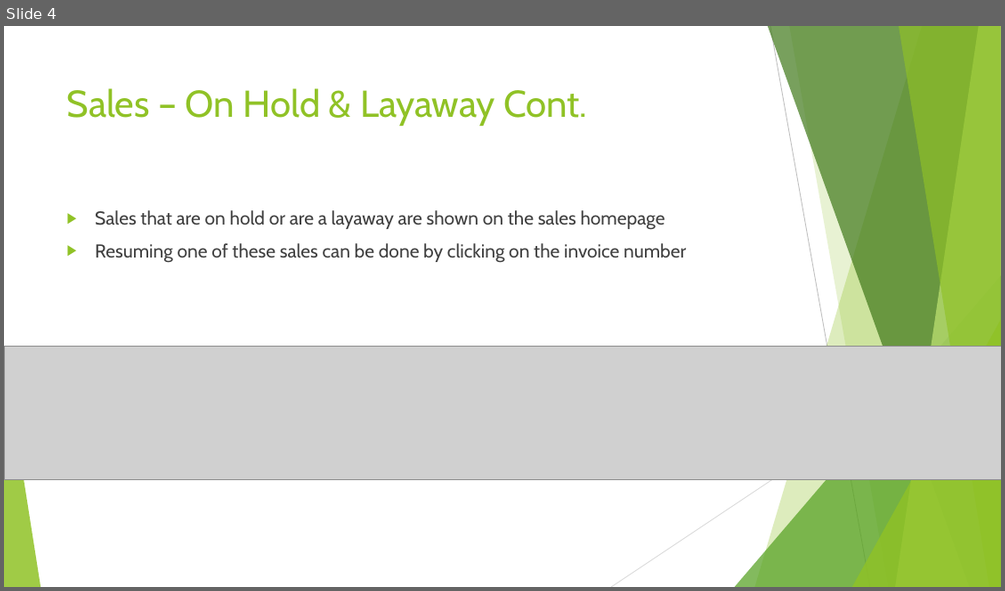
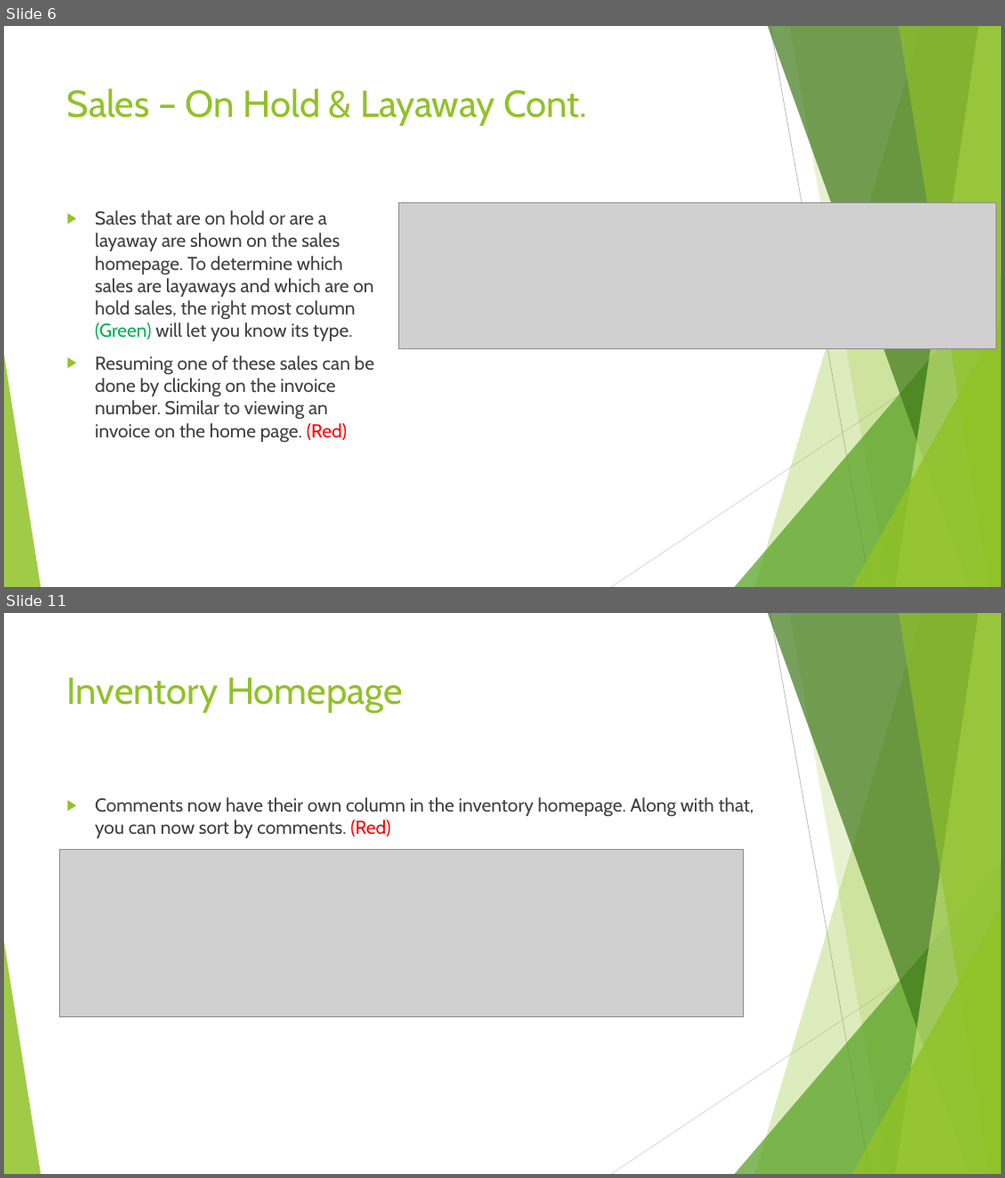
Before and after one commit to SweetSpotProShop/SweetSpot-Documentation, a slide deck: Release Powerpoints/V3.1.0.pptx. Shown one above the other, each under a label of ours: slide 4 before the commit, slides 6 and 11 after it; the slides between them are not shown. The pictures are 1005x591 and 1005x1178 pixels, drawn with LibreOffice and Linux fonts; fonts in the diff are those of the drawing; grey boxes stand for pictures. Boxes give left, top, right and bottom in pixels: in the first picture for what was removed or moved away, otherwise in the second. Text is boxed around its words. In the diff, an @@ line names an element or a change of style, - is before the commit and + after.

Commit message:
V3.1.0 - PowerPoint updated
-Updated the powerpoint for V3.1.0
-Temp Screenshots added

```diff
--- a/Release Powerpoints/V3.1.0.pptx
+++ b/Release Powerpoints/V3.1.0.pptx
@@ slide 11 added at (x1=4, y1=613, x2=1001, y2=1174), background #FFFFFF; not listed: 10 template elements that a slide beside it also shows @@
@@ title added at (x1=67, y1=677, x2=403, y2=713), 36 pt, text #90C226 @@
+Inventory Homepage
@@ text added at (x1=95, y1=797, x2=754, y2=838), 18 pt, text #404040 @@
+▶ Comments now have their own column in the inventory homepage. Along with that, you can now sort by comments. (Red)
@@ picture added at (x1=59, y1=850, x2=744, y2=1016) @@
@@ what was slide 4 is now slide 6 @@
@@ slide 6 changed as well @@
@@ text at (x1=95, y1=210, x2=374, y2=442): text changed @@
-▶ Sales that are on hold or are a layaway are shown on the sales homepage
-▶ Resuming one of these sales can be done by clicking on the invoice number
+▶ Sales that are on hold or are a layaway are shown on the sales homepage. To determine which sales are layaways and which are on hold sales, the right most column (Green) will let you know its type.
+▶ Resuming one of these sales can be done by clicking on the invoice number. Similar to viewing an invoice on the home page. (Red)
@@ picture added at (x1=399, y1=202, x2=995, y2=349) @@
@@ picture removed at (x1=4, y1=346, x2=1001, y2=480) @@
```
Also in this commit, not shown: 6 other slides changed, 4 other slides added, 4 slides removed, 9 other files.
